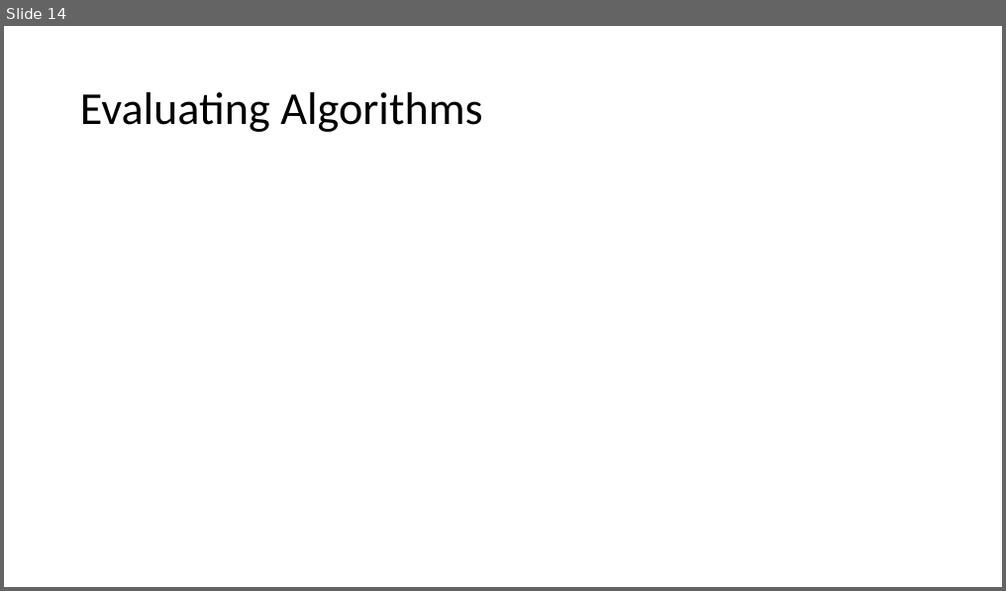
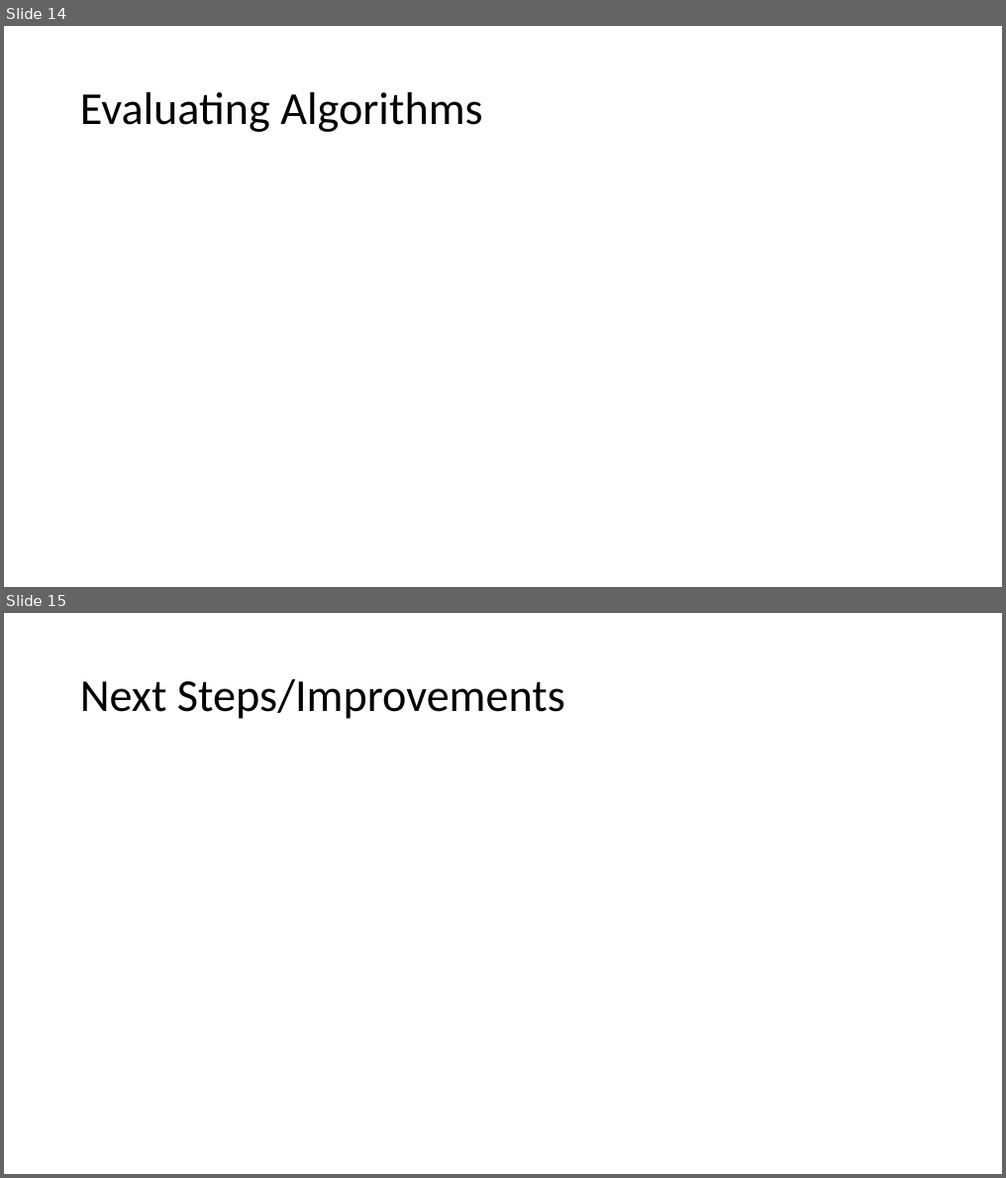
Before and after one commit to andy-j-block/census_income_predictions, a slide deck: slide_deck.pptx. Shown one above the other, each under a label of ours: slide 14 before the commit, slides 14 and 15 after it. The pictures are 1006x591 and 1006x1178 pixels, drawn with LibreOffice and Linux fonts; fonts in the diff are those of the drawing. Boxes give left, top, right and bottom in pixels: in the first picture for what was removed or moved away, otherwise in the second. Text is boxed around its words. In the diff, an @@ line names an element or a change of style, - is before the commit and + after.

```diff
--- a/slide_deck.pptx
+++ b/slide_deck.pptx
@@ slide 15 added at (4, 613, 1002, 1174), background #FFFFFF @@
@@ title added at (80, 679, 565, 719), 44 pt, text #000000 @@
+Next Steps/Improvements
```
Also in this commit, not shown: 4 slides changed, 1 other slide added, 1 slide removed.
